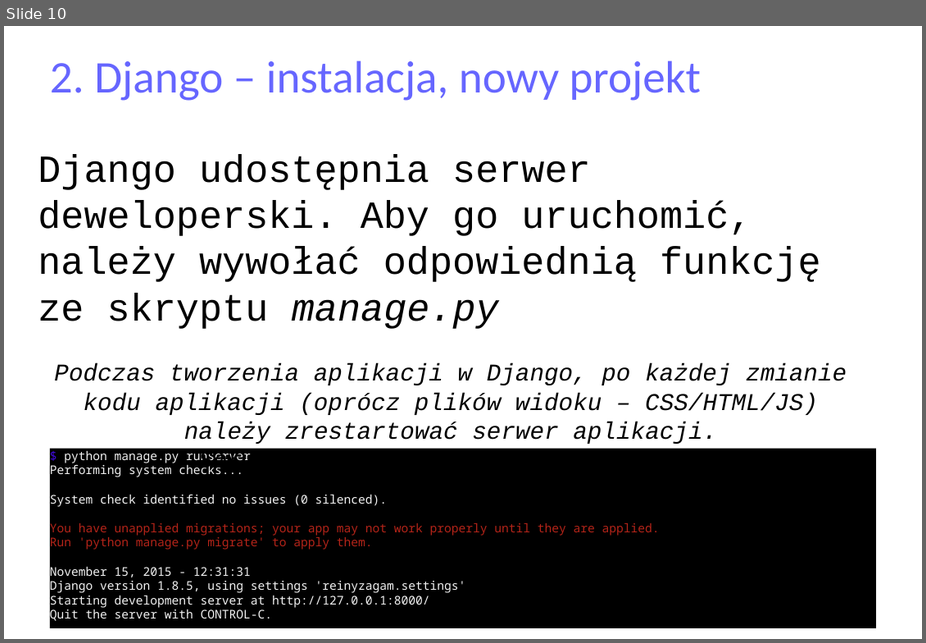
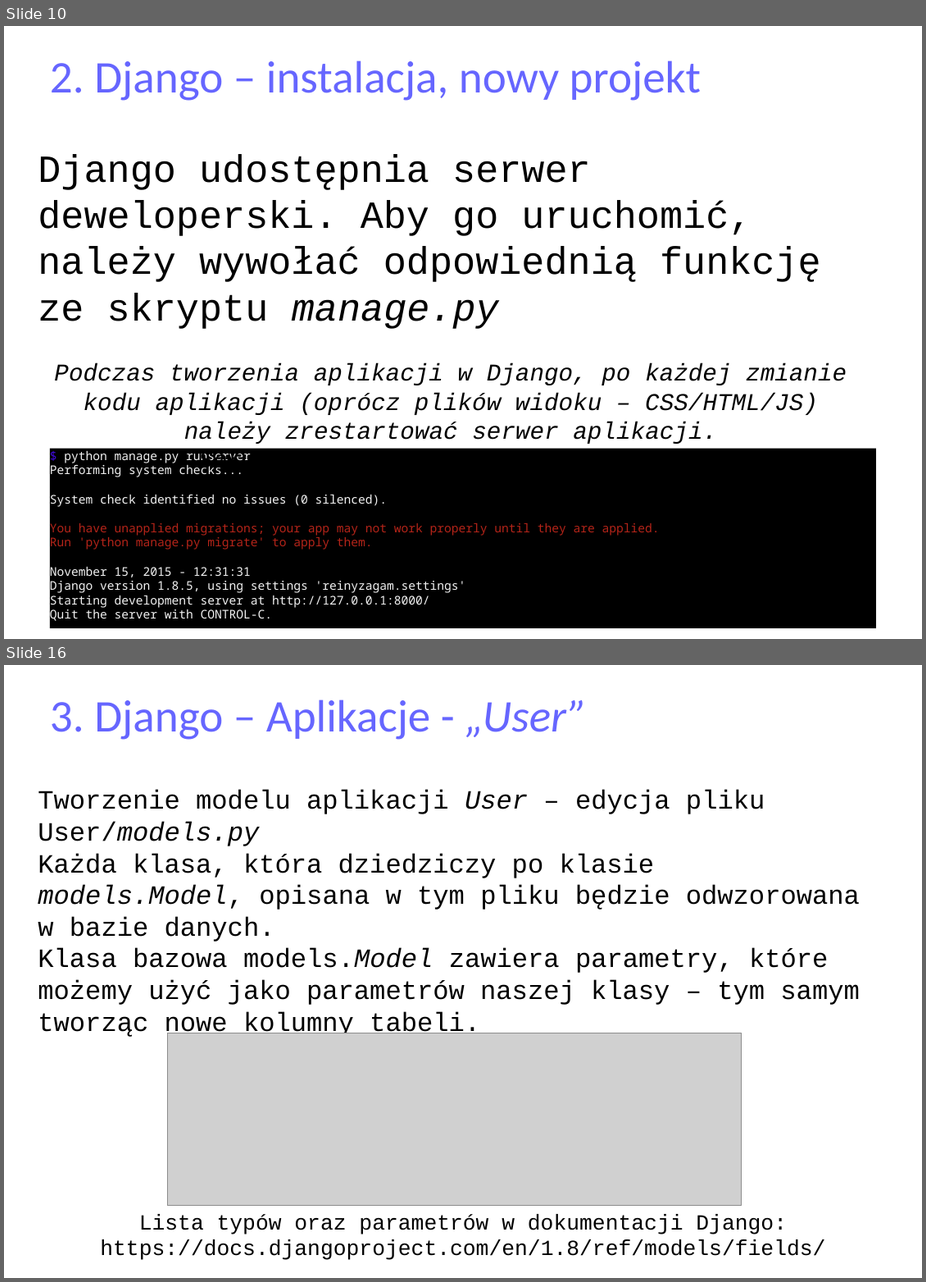
Before and after one commit to matulik/reinyzagam, a slide deck: Docs/presentation.odp. Shown one above the other, each under a label of ours: slide 10 before the commit, slides 10 and 16 after it; the slides between them are not shown. The pictures are 926x643 and 926x1282 pixels, drawn with LibreOffice and Linux fonts; fonts in the diff are those of the drawing; grey boxes stand for pictures. Boxes give left, top, right and bottom in pixels: in the first picture for what was removed or moved away, otherwise in the second. Text is boxed around its words. In the diff, an @@ line names an element or a change of style, - is before the commit and + after.

```diff
--- a/Docs/presentation.odp
+++ b/Docs/presentation.odp
@@ slide 16 added at (x1=4, y1=665, x2=922, y2=1278), background #FFFFFF @@
@@ title added at (x1=50, y1=699, x2=587, y2=740), 37.7 pt, text #6666FF @@
+3. Django – Aplikacje - „User”
@@ text added at (x1=38, y1=790, x2=860, y2=1037), 22 pt, text #000000 @@
+Tworzenie modelu aplikacji User – edycja pliku User/models.py
+Każda klasa, która dziedziczy po klasie models.Model, opisana w tym pliku będzie odwzorowana w bazie danych.
+Klasa bazowa models.Model zawiera parametry, które możemy użyć jako parametrów naszej klasy – tym samym tworząc nowe kolumny tabeli.
@@ picture added at (x1=167, y1=1032, x2=742, y2=1205) @@
@@ text added at (x1=100, y1=1214, x2=826, y2=1259), 18 pt, text #000000 @@
+Lista typów oraz parametrów w dokumentacji Django: https://docs.djangoproject.com/en/1.8/ref/models/fields/
```
Also in this commit, not shown: 3 slides changed, 11 other slides added, 4 other files.
